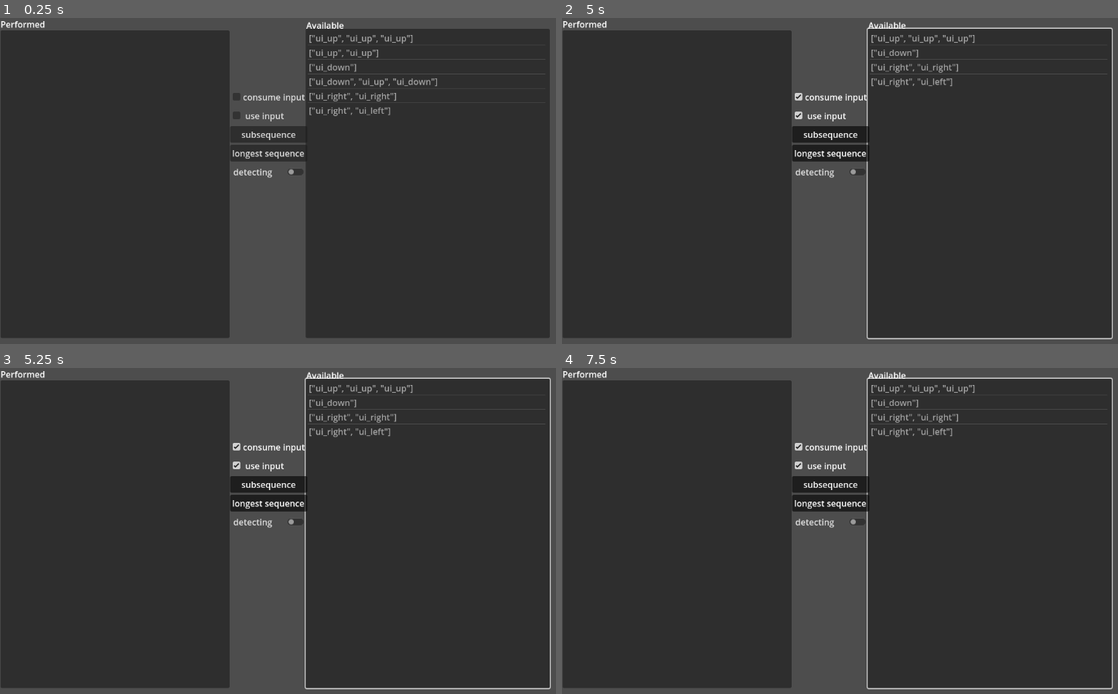
Above: before the commit, frames 1-4 (two rows, left to right).
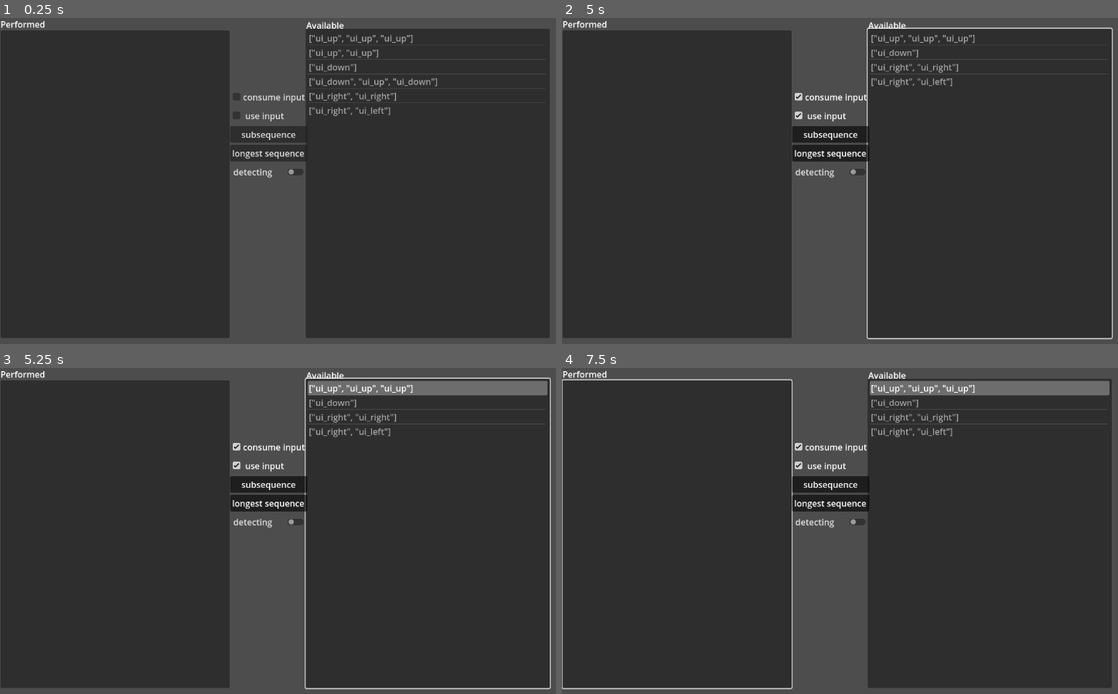
Above: after the commit, the same moments.

Repository: hilfazer/godot-projects
Game: Godot game, scene res://Control.tscn
Same seed, same stepped clock (60 frames per second), same inputs: the game is played once before the commit and once after it.
Inputs (mouse positions are in pixels of both pictures, inside the frame that each line leads up to):
- Up to frame 1 (0.25 s): no input
- Up to frame 2 (5 s): click "consume input" at 0.5 s; click "use input" at 1.25 s; click "subsequence" at 2 s; click "longest sequence" at 2.75 s; click "detecting" at 3.5 s; tap Enter at 4.25 s; move the mouse to (1006, 174) at 4.27 s; hold D (ui_right, bound only after the commit) from 4.28 s (still down); click (1006, 174) at 4.42 s; tap Space (ui_select) at 4.52 s
- Up to frame 3 (5.25 s): tap Space (ui_select) at 5 s; move the mouse to (183, 560) at 5.02 s; release D (ui_right, bound only after the commit) at 5.03 s; hold S (ui_down, bound only after the commit) from 5.03 s (still down)
- Up to frame 4 (7.5 s): tap Space (ui_select) at 5.27, 6.5, 6.77 s; tap Enter at 5.75, 7.25 s; move the mouse to (934, 465) at 5.77 s; release S (ui_down, bound only after the commit) at 5.78 s; hold D (ui_right, bound only after the commit) 5.78-6.53 s; move the mouse to (840, 609) at 6.52 s; hold W (ui_up, bound only after the commit) 6.53-7.28 s; click (840, 609) at 6.67 s; move the mouse to (1056, 592) at 7.27 s; hold A (ui_left, bound only after the commit) from 7.28 s (still down)

Frames 1-2 are identical in both runs. In frame 3, 1.8% of the frame differs, in the area x 55-99%, y 4-9%; in frame 4, 3.4%, in the area x 0-100%, y 2-99%.

Commit message:
added WASD actions

Diff:
--- a/godot4/InputSequences/project.godot
+++ b/godot4/InputSequences/project.godot
@@ -28,6 +28,7 @@
 "events": [Object(InputEventJoypadButton,"resource_local_to_scene":false,"resource_name":"","device":0,"button_index":14,"pressure":0.0,"pressed":false,"script":null)
 , Object(InputEventKey,"resource_local_to_scene":false,"resource_name":"","device":0,"window_id":0,"alt_pressed":false,"shift_pressed":false,"ctrl_pressed":false,"meta_pressed":false,"pressed":false,"keycode":0,"physical_keycode":0,"key_label":0,"unicode":0,"echo":false,"script":null)
 , Object(InputEventKey,"resource_local_to_scene":false,"resource_name":"","device":0,"window_id":0,"alt_pressed":false,"shift_pressed":false,"ctrl_pressed":false,"meta_pressed":false,"pressed":false,"keycode":0,"physical_keycode":0,"key_label":0,"unicode":0,"echo":false,"script":null)
+, Object(InputEventKey,"resource_local_to_scene":false,"resource_name":"","device":-1,"window_id":0,"alt_pressed":false,"shift_pressed":false,"ctrl_pressed":false,"meta_pressed":false,"pressed":false,"keycode":0,"physical_keycode":65,"key_label":0,"unicode":97,"echo":false,"script":null)
 ]
 }
 ui_right={
@@ -35,6 +36,7 @@
 "events": [Object(InputEventKey,"resource_local_to_scene":false,"resource_name":"","device":0,"window_id":0,"alt_pressed":false,"shift_pressed":false,"ctrl_pressed":false,"meta_pressed":false,"pressed":false,"keycode":0,"physical_keycode":0,"key_label":0,"unicode":0,"echo":false,"script":null)
 , Object(InputEventJoypadButton,"resource_local_to_scene":false,"resource_name":"","device":0,"button_index":15,"pressure":0.0,"pressed":false,"script":null)
 , Object(InputEventKey,"resource_local_to_scene":false,"resource_name":"","device":0,"window_id":0,"alt_pressed":false,"shift_pressed":false,"ctrl_pressed":false,"meta_pressed":false,"pressed":false,"keycode":0,"physical_keycode":0,"key_label":0,"unicode":0,"echo":false,"script":null)
+, Object(InputEventKey,"resource_local_to_scene":false,"resource_name":"","device":-1,"window_id":0,"alt_pressed":false,"shift_pressed":false,"ctrl_pressed":false,"meta_pressed":false,"pressed":false,"keycode":0,"physical_keycode":68,"key_label":0,"unicode":100,"echo":false,"script":null)
 ]
 }
 ui_up={
@@ -42,6 +44,7 @@
 "events": [Object(InputEventKey,"resource_local_to_scene":false,"resource_name":"","device":0,"window_id":0,"alt_pressed":false,"shift_pressed":false,"ctrl_pressed":false,"meta_pressed":false,"pressed":false,"keycode":0,"physical_keycode":0,"key_label":0,"unicode":0,"echo":false,"script":null)
 , Object(InputEventJoypadButton,"resource_local_to_scene":false,"resource_name":"","device":0,"button_index":12,"pressure":0.0,"pressed":false,"script":null)
 , Object(InputEventKey,"resource_local_to_scene":false,"resource_name":"","device":0,"window_id":0,"alt_pressed":false,"shift_pressed":false,"ctrl_pressed":false,"meta_pressed":false,"pressed":false,"keycode":0,"physical_keycode":0,"key_label":0,"unicode":0,"echo":false,"script":null)
+, Object(InputEventKey,"resource_local_to_scene":false,"resource_name":"","device":-1,"window_id":0,"alt_pressed":false,"shift_pressed":false,"ctrl_pressed":false,"meta_pressed":false,"pressed":false,"keycode":0,"physical_keycode":87,"key_label":0,"unicode":119,"echo":false,"script":null)
 ]
 }
 ui_down={
@@ -49,6 +52,7 @@
 "events": [Object(InputEventKey,"resource_local_to_scene":false,"resource_name":"","device":0,"window_id":0,"alt_pressed":false,"shift_pressed":false,"ctrl_pressed":false,"meta_pressed":false,"pressed":false,"keycode":0,"physical_keycode":0,"key_label":0,"unicode":0,"echo":false,"script":null)
 , Object(InputEventJoypadButton,"resource_local_to_scene":false,"resource_name":"","device":0,"button_index":13,"pressure":0.0,"pressed":false,"script":null)
 , Object(InputEventKey,"resource_local_to_scene":false,"resource_name":"","device":0,"window_id":0,"alt_pressed":false,"shift_pressed":false,"ctrl_pressed":false,"meta_pressed":false,"pressed":false,"keycode":0,"physical_keycode":0,"key_label":0,"unicode":0,"echo":false,"script":null)
+, Object(InputEventKey,"resource_local_to_scene":false,"resource_name":"","device":-1,"window_id":0,"alt_pressed":false,"shift_pressed":false,"ctrl_pressed":false,"meta_pressed":false,"pressed":false,"keycode":0,"physical_keycode":83,"key_label":0,"unicode":115,"echo":false,"script":null)
 ]
 }
 
